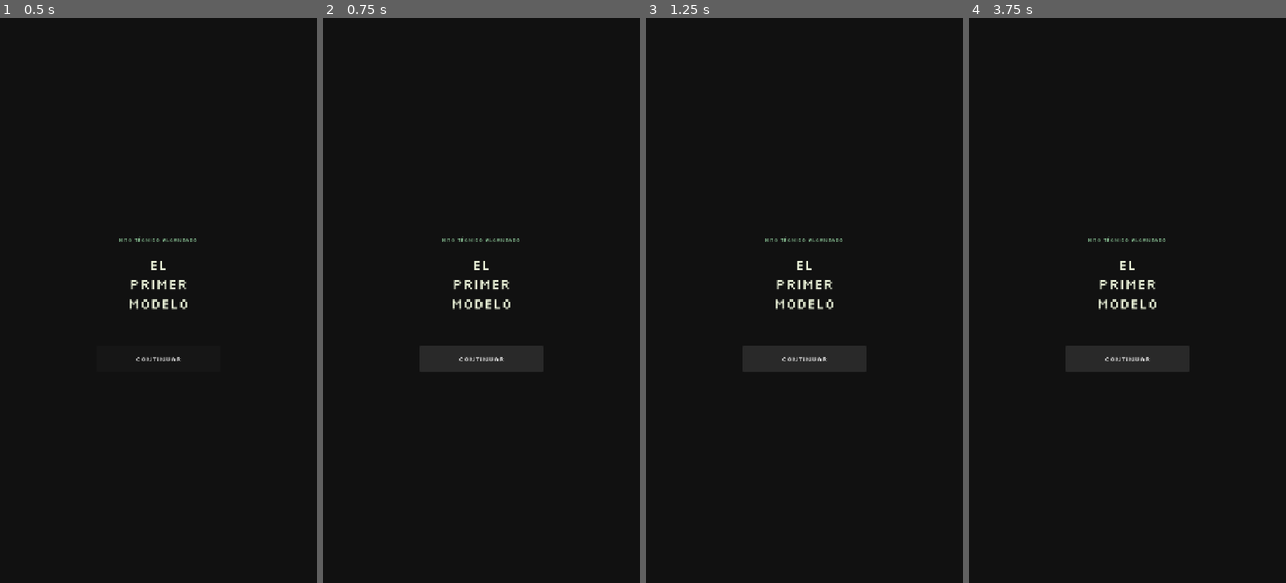
Above: before the commit, frames 1-4 (left to right).
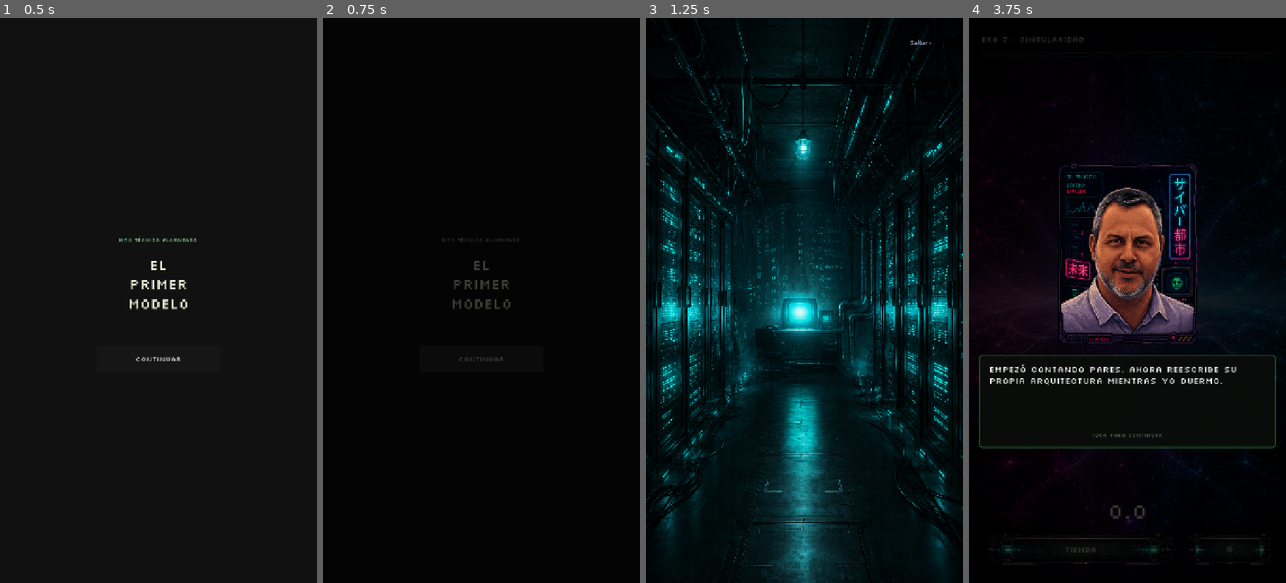
Above: after the commit, the same moments.

Repository: vpedrosa/programacion-dispositivos-moviles
Game: Godot game, scene res://scenes/screens/boss/boss.tscn
Same seed, same stepped clock (60 frames per second), same inputs: the game is played once before the commit and once after it. This scene is started directly instead of the project's main scene.
Inputs (mouse positions are in pixels of both pictures, inside the frame that each line leads up to):
- Up to frame 1 (0.5 s): no input
- Up to frame 2 (0.75 s): click "CONTINUAR" at 0.5 s
- Up to frame 3 (1.25 s): no input
- Up to frame 4 (3.75 s): click (1244, 40) at 1.25 s, where only the run after the commit has a clickable "Saltar ›"; click (1079, 549) at 2 s, where only the run after the commit has a clickable "TIENDA"; click (1228, 549) at 2.75 s, where only the run after the commit has a clickable "⚙"; click (1127, 357) at 3.5 s, where only the run before the commit has a clickable "CONTINUAR"

Frame 1 is identical in both runs. In frame 2, 2.3% of the frame differs, in the area x 30-70%, y 38-63%; in frame 3, 24%, in the area x 0-100%, y 0-100%; in frame 4, 10%.

Commit message:
feat #330: cinemática de entrada a Era 7 con crossfade bg0->bg3
Añade scenes/screens/intro_era7 con el mismo patrón que el intro de
Era 1 pero sin paneles narrativos: 4 TextureRect apilados con
level7/bg0..bg3 que se crossfadean entre sí en sucesión (2 s cada
uno, fade 0.5 s) durante ~8 s. Botón "Saltar ›" en la esquina que
permite saltar a HUD en cualquier momento. passive_paused se activa
al entrar y se libera al salir.

boss.gd cambia el destino del confirm de Era 1: en lugar de llamar
directamente GameState.set_era(7) y volver al HUD, hace change_scene
a intro_era7.tscn. La propia escena ejecuta GameState.set_era
(SINGULARITY) al terminar la cinemática (o al pulsar Saltar) y
navega a game.tscn — así el HUD ya carga con la era 7 aplicada y el
diálogo de entrada de era se dispara desde game.gd._maybe_show_era_intro.

La música cambia de level-1 a level-7 al arrancar la cinemática vía
AudioManager.play_ambient(SINGULARITY), con el fade-in de 0.8 s que
ya hace AudioManager.

Al ser un change_scene completo y no un overlay, la cinemática se
ve sólo cuando se desbloquea Era 7 por primera vez. Continuar
desde el menú carga directamente el HUD sin pasar por aquí. Tras un
quantum reset, la Era 1 se restaura y el ciclo se repite (esperado).

Closes #330

Diff:
--- a/the-tokenizer/game/the-tokenizer/scenes/screens/boss/boss.gd
+++ b/the-tokenizer/game/the-tokenizer/scenes/screens/boss/boss.gd
@@ -7,6 +7,7 @@
 ## prevista en NEXT_ERA y se cierra el overlay.
 
 const ENDING_SCENE := "res://scenes/screens/ending/ending.tscn"
+const INTRO_ERA7_SCENE := "res://scenes/screens/intro_era7/intro_era7.tscn"
 
 const BOSS_TITLES := {
 	1: "EL PRIMER MODELO",
@@ -49,6 +50,6 @@
 	SceneManager.pop_overlay()
 	match _era:
 		PlayerState.ERA_BASEMENT:
-			GameState.set_era(PlayerState.ERA_SINGULARITY)
+			SceneManager.change_scene(INTRO_ERA7_SCENE)
 		PlayerState.ERA_SINGULARITY:
 			SceneManager.change_scene(ENDING_SCENE)
--- /dev/null
+++ b/the-tokenizer/game/the-tokenizer/scenes/screens/intro_era7/intro_era7.gd
@@ -0,0 +1,56 @@
+extends Control
+
+## Cinemática de entrada a Era 7.
+##
+## Se navega aquí desde boss.gd justo después de confirmar el hito de
+## Era 1. Crossfadea level7/bg0 → bg1 → bg2 → bg3 (2 s cada uno) y al
+## terminar (o al pulsar Saltar) hace GameState.set_era(SINGULARITY) y
+## navega al juego, de modo que el HUD ya carga con la era 7 aplicada y
+## el diálogo de entrada de era se dispara desde game.gd.
+##
+## Cargar el slot directamente desde Continuar no pasa por este scene,
+## así que la cinemática sólo se ve la primera vez que se desbloquea
+## Era 7 (y se vuelve a ver tras un reset cuántico, intencionalmente).
+
+const GAME_SCENE := "res://scenes/screens/game/game.tscn"
+const PANEL_DURATION := 2.0
+const FADE_DURATION := 0.5
+
+@onready var _backgrounds: Array[TextureRect] = [%BG0, %BG1, %BG2, %BG3]
+@onready var _skip_button: Button = %SkipButton
+
+var _tween: Tween
+var _finished: bool = false
+
+
+func _ready() -> void:
+	GameState.passive_paused = true
+	_skip_button.pressed.connect(_finish)
+	for i in range(_backgrounds.size()):
+		_backgrounds[i].modulate.a = 1.0 if i == 0 else 0.0
+	AudioManager.play_ambient(PlayerState.ERA_SINGULARITY)
+	_start_crossfade()
+
+
+func _exit_tree() -> void:
+	GameState.passive_paused = false
+
+
+func _start_crossfade() -> void:
+	_tween = create_tween()
+	_tween.tween_interval(PANEL_DURATION)
+	for i in range(1, _backgrounds.size()):
+		_tween.tween_property(_backgrounds[i - 1], "modulate:a", 0.0, FADE_DURATION)
+		_tween.parallel().tween_property(_backgrounds[i], "modulate:a", 1.0, FADE_DURATION)
+		_tween.tween_interval(PANEL_DURATION - FADE_DURATION)
+	_tween.tween_callback(_finish)
+
+
+func _finish() -> void:
+	if _finished:
+		return
+	_finished = true
+	if _tween and _tween.is_running():
+		_tween.kill()
+	GameState.set_era(PlayerState.ERA_SINGULARITY)
+	SceneManager.change_scene(GAME_SCENE)
--- /dev/null
+++ b/the-tokenizer/game/the-tokenizer/scenes/screens/intro_era7/intro_era7.tscn
@@ -0,0 +1,87 @@
+[gd_scene load_steps=6 format=3 uid="uid://b4xqrlj1m3pn7"]
+
+[ext_resource type="Script" path="res://scenes/screens/intro_era7/intro_era7.gd" id="1_intro7"]
+[ext_resource type="Texture2D" uid="uid://b4hqpt7vbcif0" path="res://assets/sprites/ui/level7/bg0.png" id="2_bg0"]
+[ext_resource type="Texture2D" uid="uid://d2oar04j68etj" path="res://assets/sprites/ui/level7/bg1.png" id="3_bg1"]
+[ext_resource type="Texture2D" uid="uid://b7s0lbvb87p63" path="res://assets/sprites/ui/level7/bg2.png" id="4_bg2"]
+[ext_resource type="Texture2D" uid="uid://dxaw0a654miwt" path="res://assets/sprites/ui/level7/bg3.png" id="5_bg3"]
+
+[node name="IntroEra7" type="Control"]
+layout_mode = 3
+anchors_preset = 15
+anchor_right = 1.0
+anchor_bottom = 1.0
+grow_horizontal = 2
+grow_vertical = 2
+script = ExtResource("1_intro7")
+
+[node name="BG0" type="TextureRect" parent="."]
+unique_name_in_owner = true
+layout_mode = 1
+anchors_preset = 15
+anchor_right = 1.0
+anchor_bottom = 1.0
+grow_horizontal = 2
+grow_vertical = 2
+mouse_filter = 2
+texture = ExtResource("2_bg0")
+expand_mode = 1
+stretch_mode = 6
+
+[node name="BG1" type="TextureRect" parent="."]
+unique_name_in_owner = true
+modulate = Color(1, 1, 1, 0)
+layout_mode = 1
+anchors_preset = 15
+anchor_right = 1.0
+anchor_bottom = 1.0
+grow_horizontal = 2
+grow_vertical = 2
+mouse_filter = 2
+texture = ExtResource("3_bg1")
+expand_mode = 1
+stretch_mode = 6
+
+[node name="BG2" type="TextureRect" parent="."]
+unique_name_in_owner = true
+modulate = Color(1, 1, 1, 0)
+layout_mode = 1
+anchors_preset = 15
+anchor_right = 1.0
+anchor_bottom = 1.0
+grow_horizontal = 2
+grow_vertical = 2
+mouse_filter = 2
+texture = ExtResource("4_bg2")
+expand_mode = 1
+stretch_mode = 6
+
+[node name="BG3" type="TextureRect" parent="."]
+unique_name_in_owner = true
+modulate = Color(1, 1, 1, 0)
+layout_mode = 1
+anchors_preset = 15
+anchor_right = 1.0
+anchor_bottom = 1.0
+grow_horizontal = 2
+grow_vertical = 2
+mouse_filter = 2
+texture = ExtResource("5_bg3")
+expand_mode = 1
+stretch_mode = 6
+
+[node name="SkipButton" type="Button" parent="."]
+unique_name_in_owner = true
+layout_mode = 1
+anchors_preset = 1
+anchor_left = 1.0
+anchor_right = 1.0
+offset_left = -160.0
+offset_top = 32.0
+offset_right = -32.0
+offset_bottom = 80.0
+grow_horizontal = 0
+flat = true
+theme_override_font_sizes/font_size = 14
+theme_override_colors/font_color = Color(0.85, 0.9, 1, 0.85)
+text = "Saltar ›"
